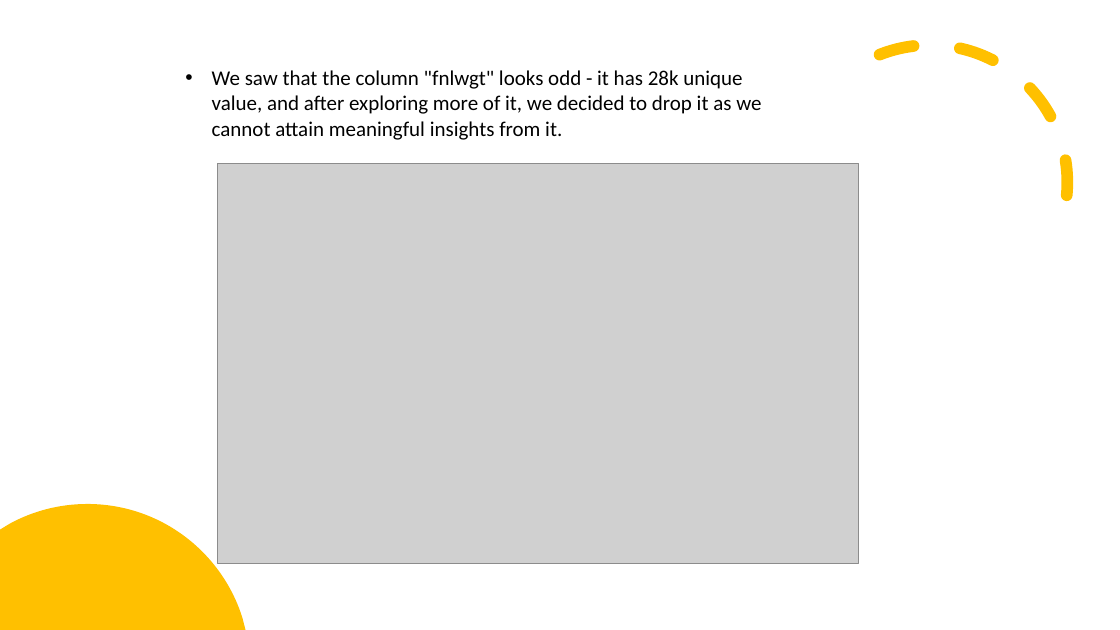
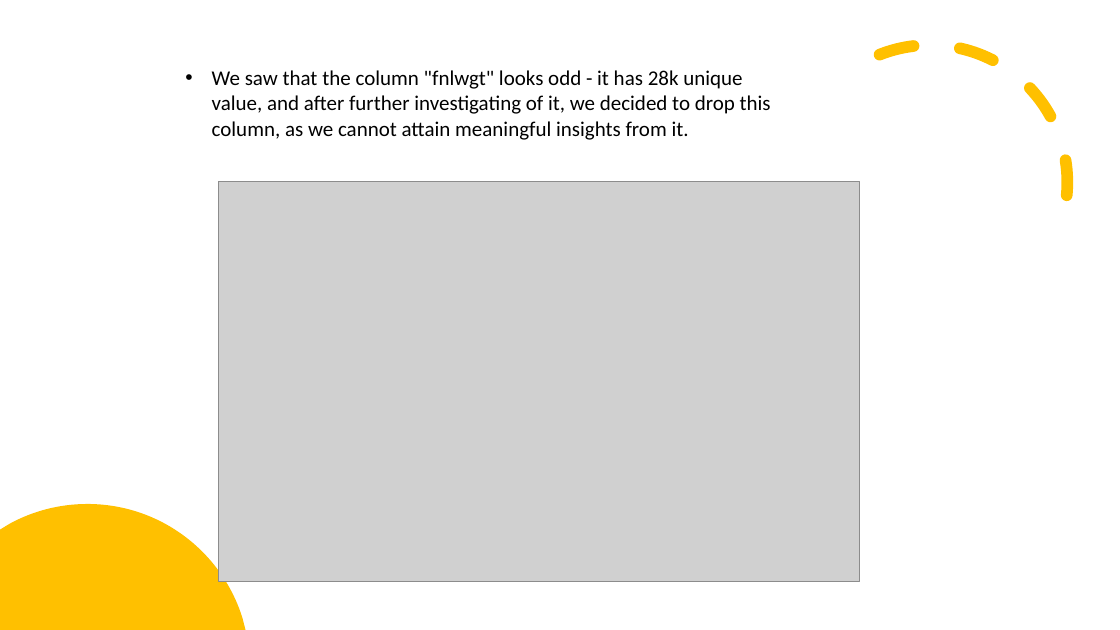
Before and after one commit to ronenhr/2nd_year_project, a slide deck: slide 8 of Presentation1.pptx. Drawn at 1120x630 pixels with LibreOffice and Linux fonts; fonts in the diff are those of the drawing; grey boxes stand for pictures. Boxes give left, top, right and bottom in pixels: in the first picture for what was removed or moved away, otherwise in the second. Text is boxed around its words. In the diff, an @@ line names an element or a change of style, - is before the commit and + after.

```diff
--- a/Presentation1.pptx
+++ b/Presentation1.pptx
@@ text at [212,70,771,140]: text changed @@
-• We saw that the column "fnlwgt" looks odd - it has 28k unique value, and after exploring more of it, we decided to drop it as we cannot attain meaningful insights from it.
+• We saw that the column "fnlwgt" looks odd - it has 28k unique value, and after further investigating of it, we decided to drop this column, as we cannot attain meaningful insights from it.
@@ picture: place and size @@
-picture at [218,163,860,563]
+picture at [218,181,860,581]
```
Also in this commit, not shown: 5 other slides changed, 8 slides added, 2 slides removed.
